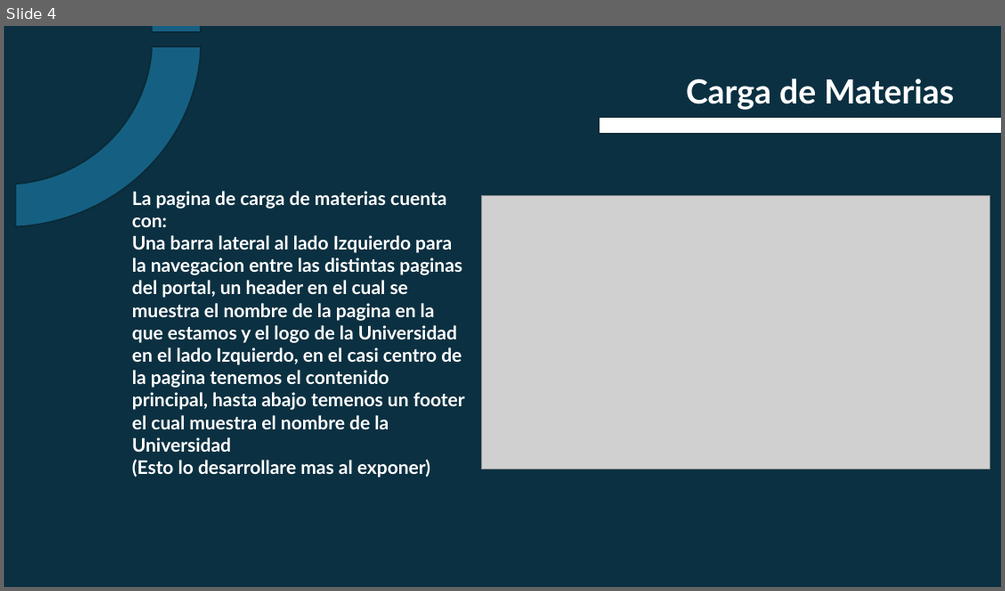
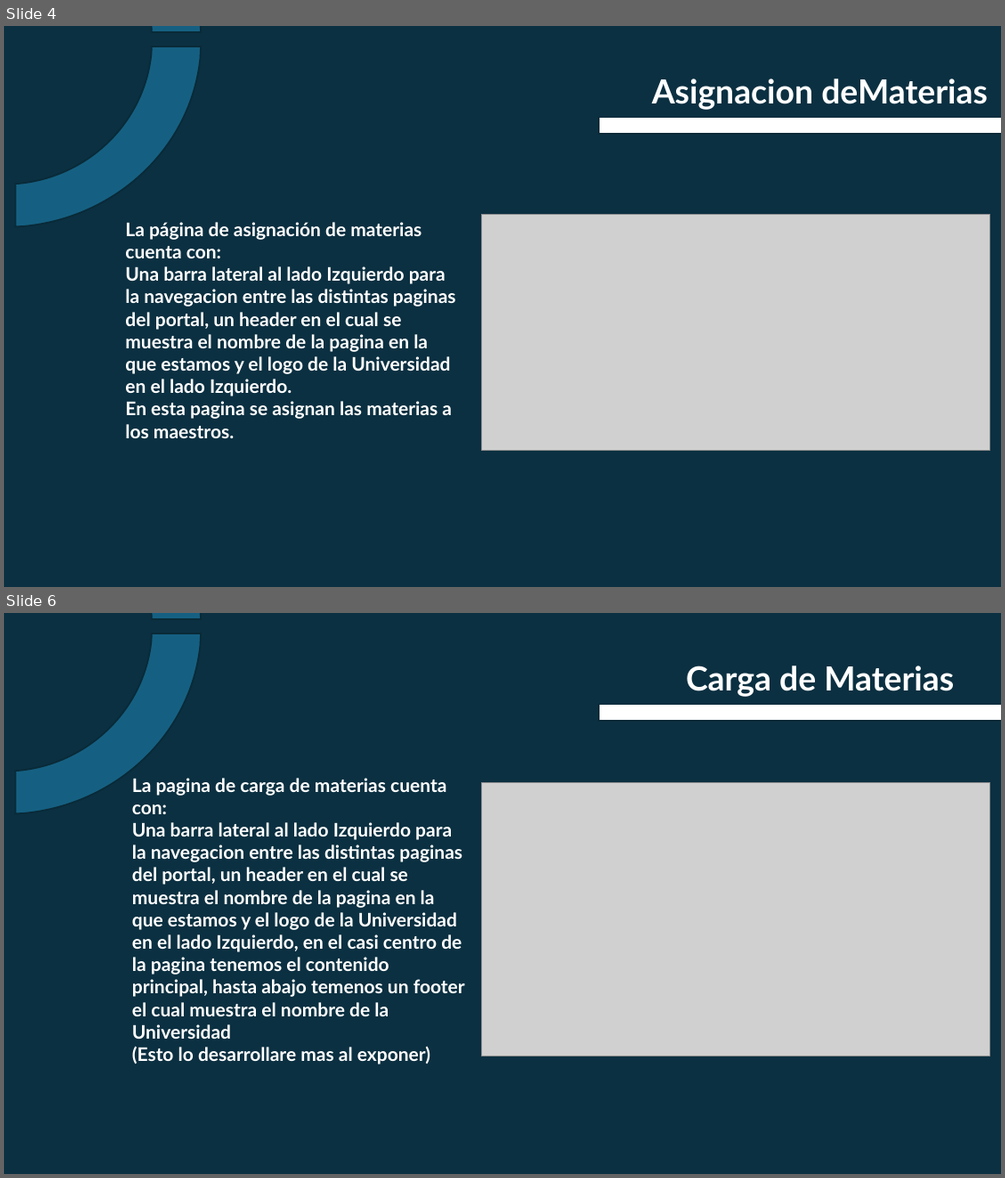
Before and after one commit to edgarreyesquevedo-dotcom/TrabajoWeb, a slide deck: Expo WEB.pptx. Shown one above the other, each under a label of ours: slide 4 before the commit, slides 4 and 6 after it; the slides between them are not shown. The pictures are 1005x591 and 1005x1178 pixels, drawn with LibreOffice and Linux fonts; fonts in the diff are those of the drawing; grey boxes stand for pictures. Boxes give left, top, right and bottom in pixels: in the first picture for what was removed or moved away, otherwise in the second. Text is boxed around its words. In the diff, an @@ line names an element or a change of style, - is before the commit and + after.

```diff
--- a/Expo WEB.pptx
+++ b/Expo WEB.pptx
@@ slide 4 added at [4,26,1001,587], background #0B3041 @@
@@ freeform shape added at [16,46,201,226], fill #156082, outline #092A39 1.5 pt @@
@@ freeform shape added at [16,26,201,32], fill #156082, outline #092A39 1.5 pt @@
@@ text added at [652,79,987,110], 32 pt, text #FFFFFF, bold @@
+Asignacion deMaterias
@@ math minus added at [526,90,1001,160], fill #FFFFFF, outline #092A39 1.5 pt @@
@@ text added at [125,222,456,438], 18 pt, text #FFFFFF, bold @@
+La página de asignación de materias cuenta con:
+Una barra lateral al lado Izquierdo para la navegacion entre las distintas paginas del portal, un header en el cual se muestra el nombre de la pagina en la que estamos y el logo de la Universidad en el lado Izquierdo.
+En esta pagina se asignan las materias a los maestros.
@@ picture added at [482,214,989,450] @@
@@ what was slide 4 is now slide 6 @@
```
Also in this commit, not shown: 1 other slide added.
